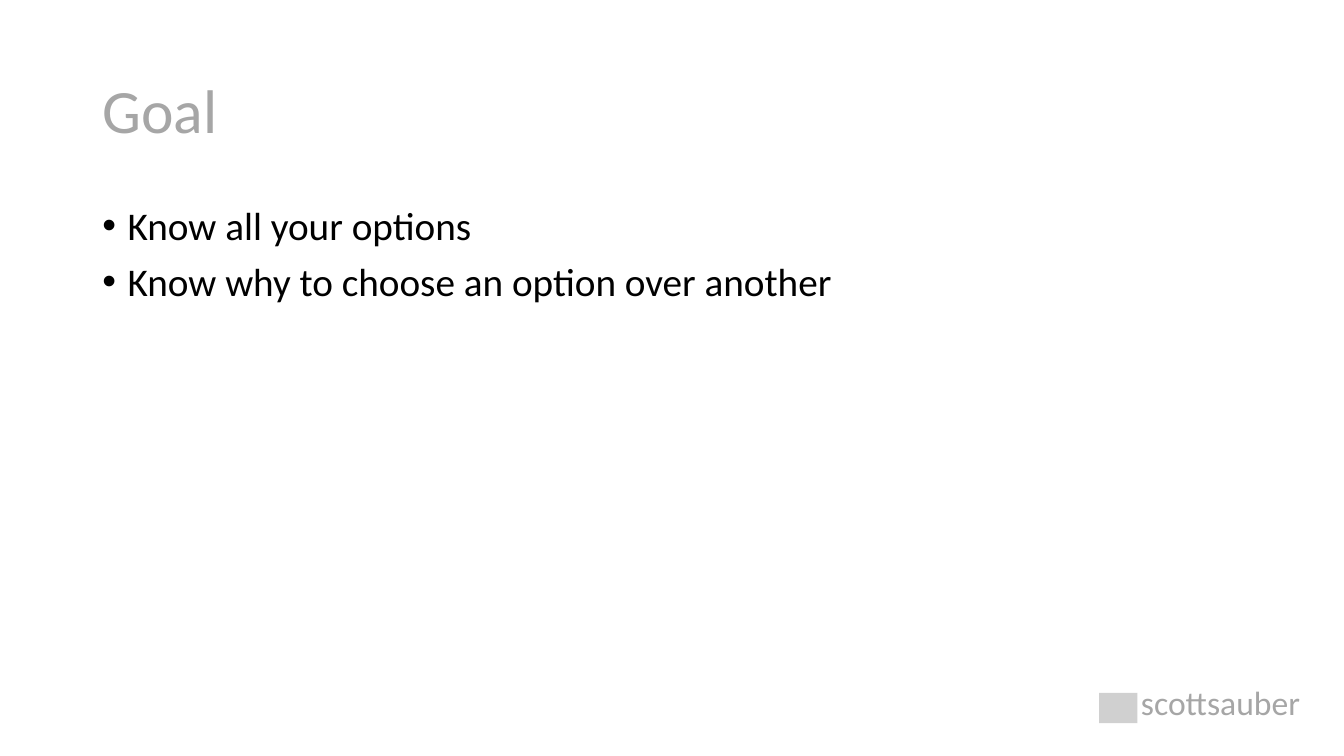
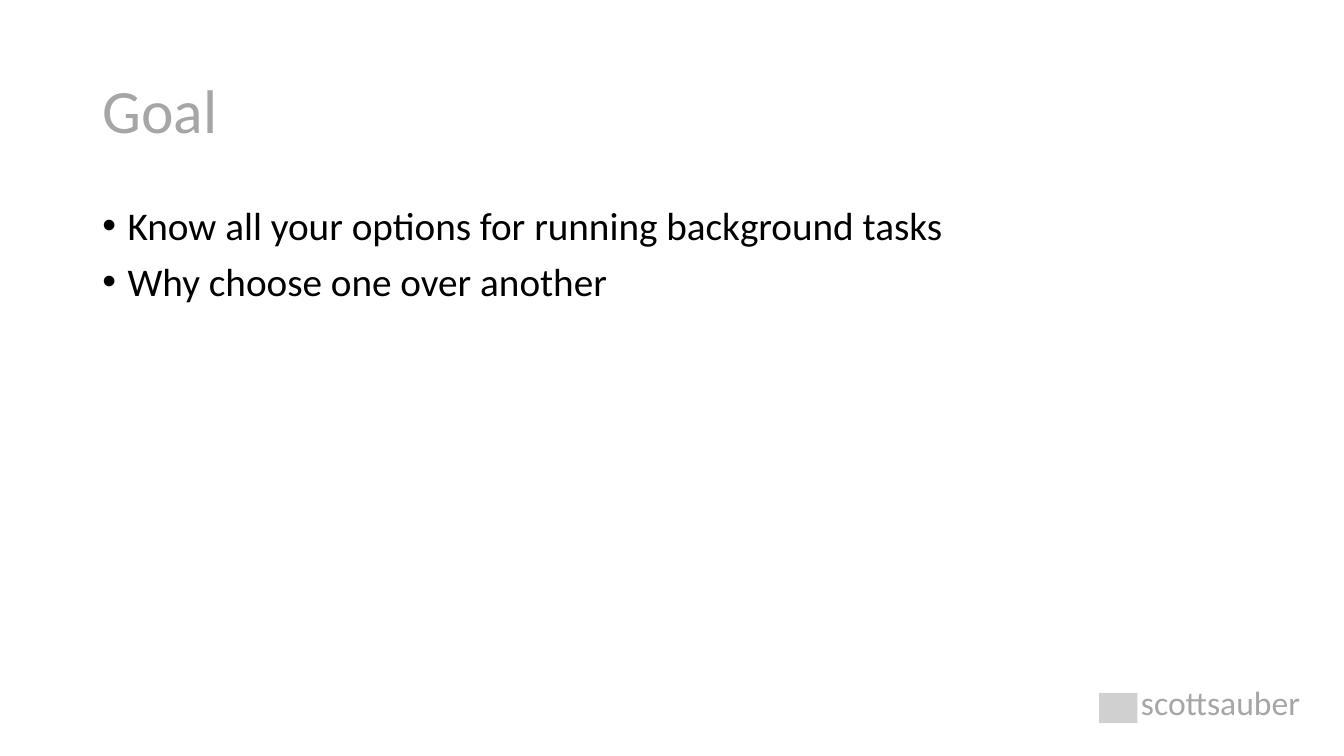
Before and after one commit to nirzaf/DotNetWorkShopTalk, a slide deck: slide 4 of 2020-10-16 - NDC Sydney - The Background on Background Tasks in .NET Core/The Background on Background Tasks.pptx. Drawn at 1344x756 pixels with LibreOffice and Linux fonts; fonts in the diff are those of the drawing; grey boxes stand for pictures. Boxes give left, top, right and bottom in pixels: in the first picture for what was removed or moved away, otherwise in the second. Text is boxed around its words. In the diff, an @@ line names an element or a change of style, - is before the commit and + after.

```diff
--- a/2020-10-16 - NDC Sydney - The Background on Background Tasks in .NET Core/The Background on Background Tasks.pptx
+++ b/2020-10-16 - NDC Sydney - The Background on Background Tasks in .NET Core/The Background on Background Tasks.pptx
@@ text at (x1=128, y1=212, x2=942, y2=303): text changed @@
-• Know all your options
-• Know why to choose an option over another
+• Know all your options for running background tasks
+• Why choose one over another
```
Also in this commit, not shown: 7 other slides changed, 1 slide removed, 10 other files.
